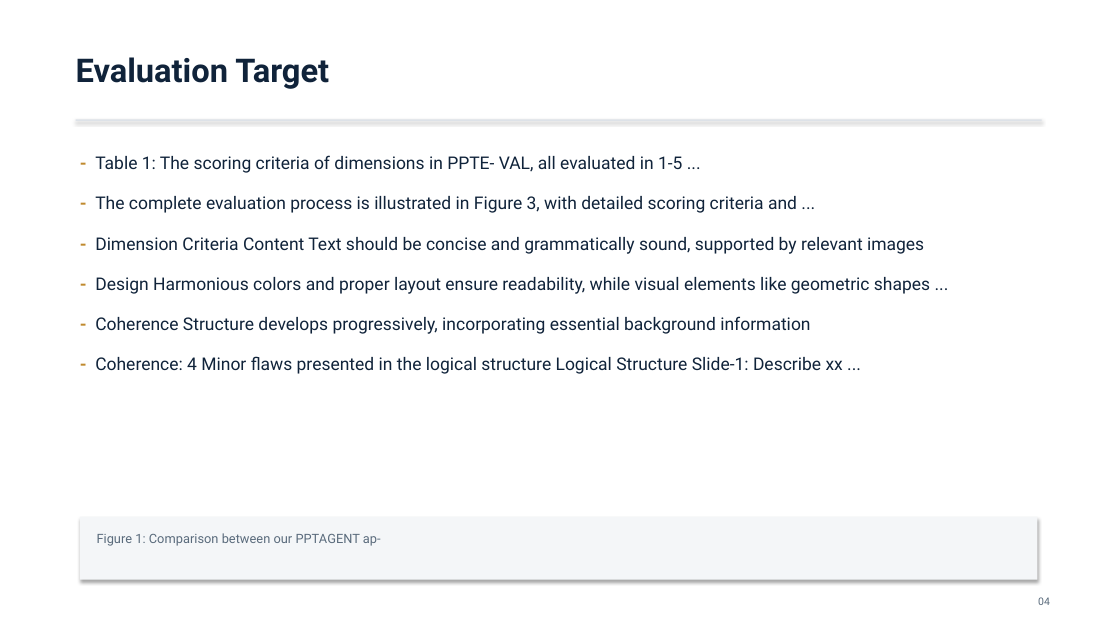
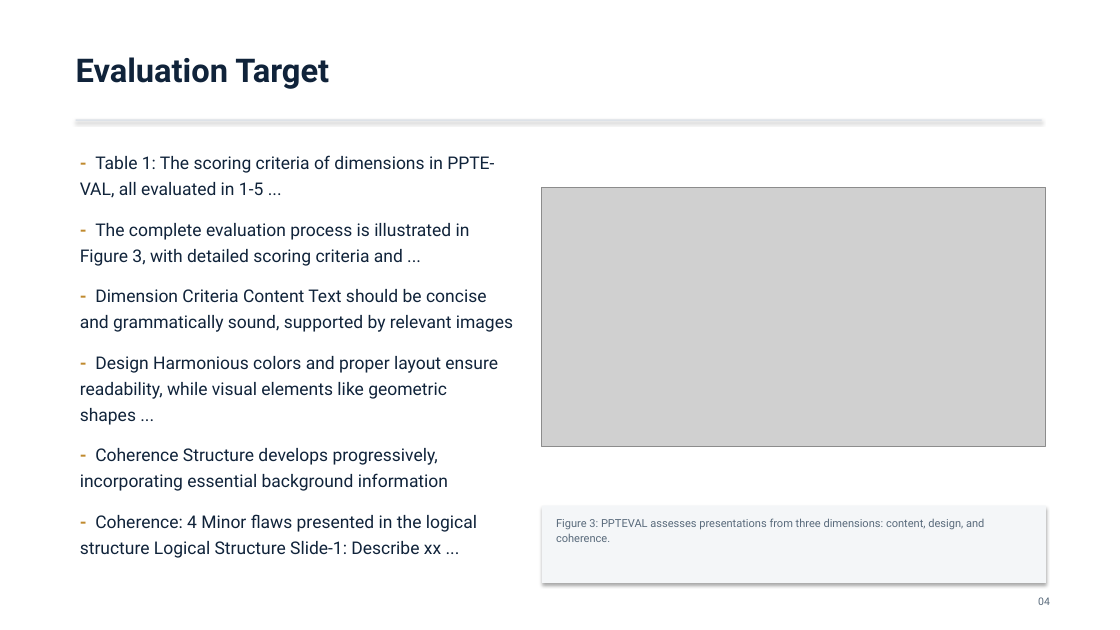
Before and after one commit to Mizuki0215/capstone-ppt-agent, a slide deck: slide 4 of out/PPTAgent_2501.03936.pptx. Drawn at 1120x630 pixels with LibreOffice and Linux fonts; fonts in the diff are those of the drawing; grey boxes stand for pictures. Boxes give left, top, right and bottom in pixels: in the first picture for what was removed or moved away, otherwise in the second. Text is boxed around its words. In the diff, an @@ line names an element or a change of style, - is before the commit and + after.

Commit message:
figures: clip the region above each caption instead of pulling images
The maps in this corpus are vector drawings, so 'extract the embedded images'
returns icons (0/10 captions matched in a probe). Figures are now clipped:

- src/figures.py: caption block -> band above it -> non-white ink bbox -> clip
  render at 200 dpi. The band stops at the nearest *paragraph*, not any text
  block: figures carry their own labels, and stopping at those cut the band off
  inside the figure (2/32 captions before, 12/32 after).
- parse.py: figures carry image, bbox, area, plus a caption count for reporting
- compose.py: a figure goes to the nearest slide by source page, max 2, and only
  if it has an image - a caption with no image is a reference to nothing
- render.py: figure slides become two-column, image placed contained (aspect
  preserved), caption panel under the image
- 57 tests

Verified structurally: 2 pictures placed, inside the slide, no overlap with any
text frame, embedded bytes hash to the crop that was inspected. Pixel rendering
is unavailable in this environment (LibreOfficeKit returns uniform frames for a
known-good deck too), so layout was checked geometrically.

```diff
--- a/out/PPTAgent_2501.03936.pptx
+++ b/out/PPTAgent_2501.03936.pptx
@@ text "- Table 1: The scoring ..." rewrapped from (95,155,930,374) to (80,155,513,558) @@
@@ picture added at (542,187,1046,447) @@
@@ rectangle: place and size @@
-rectangle at (80,517,1038,580)
+rectangle at (542,506,1046,583)
@@ text removed at (97,533,381,546) @@
-Figure 1: Comparison between our PPTAGENT ap-
@@ text added at (556,518,984,542), 9.5 pt, text #5A6B7C @@
+Figure 3: PPTEVAL assesses presentations from three dimensions: content, design, and coherence.
```
Also in this commit, not shown: 1 other slide changed, 8 other files.
